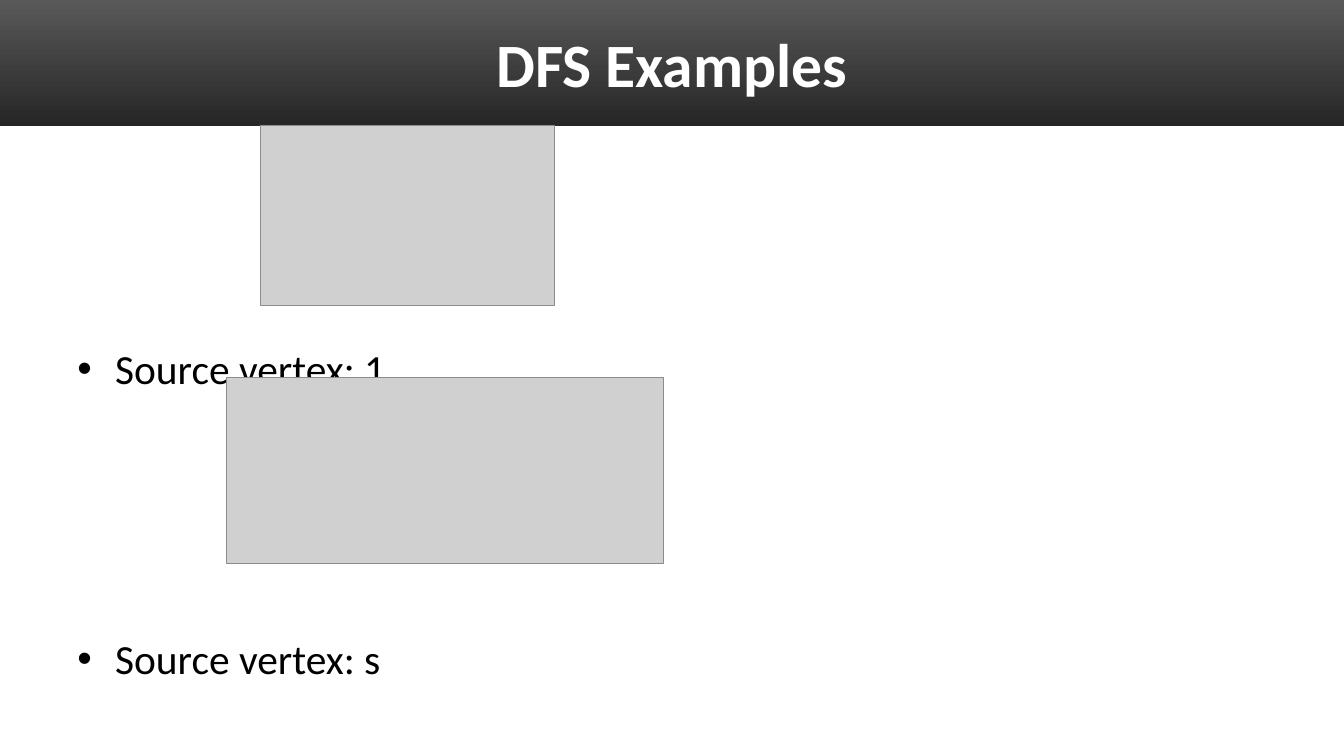
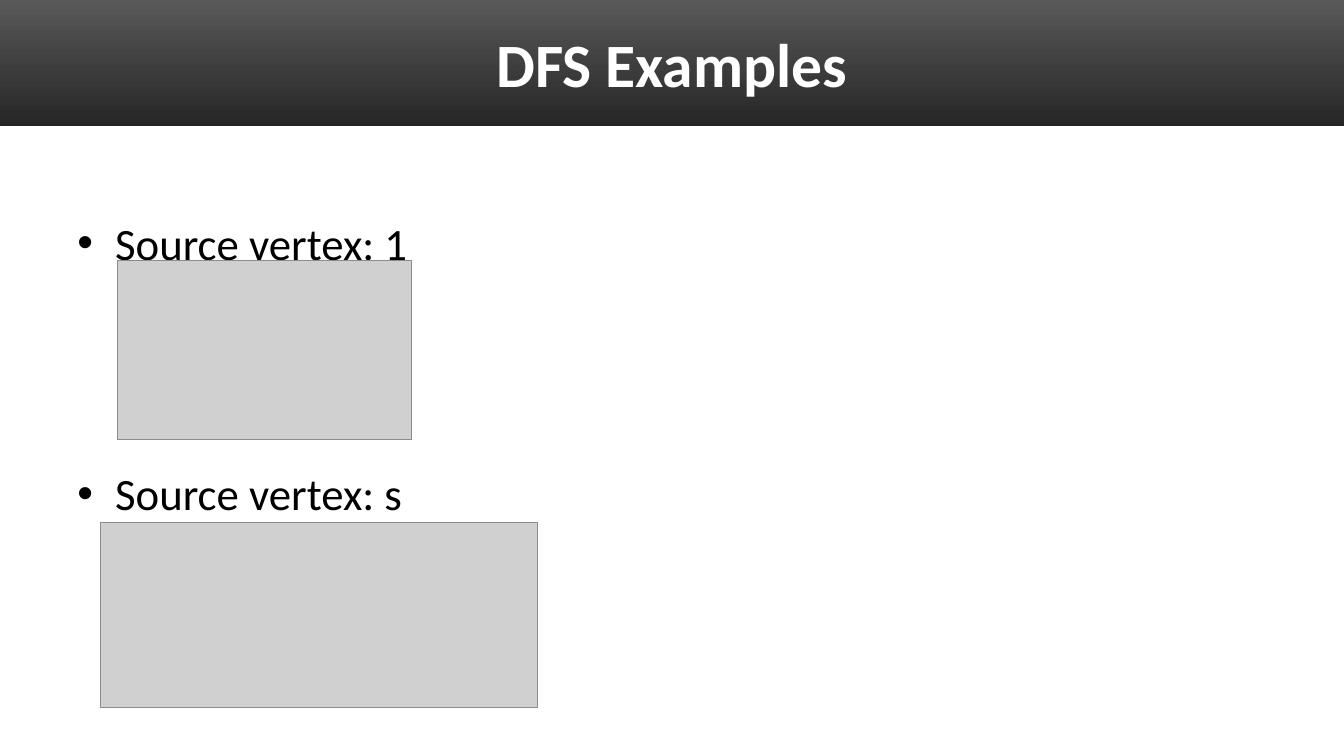
Before and after one commit to uva-cs/cs4102-f21, a slide deck: slide 19 of slides/graphs-dfs-f21.pptx. Drawn at 1344x756 pixels with LibreOffice and Linux fonts; fonts in the diff are those of the drawing; grey boxes stand for pictures. Boxes give left, top, right and bottom in pixels: in the first picture for what was removed or moved away, otherwise in the second. Text is boxed around its words. In the diff, an @@ line names an element or a change of style, - is before the commit and + after.

```diff
--- a/slides/graphs-dfs-f21.pptx
+++ b/slides/graphs-dfs-f21.pptx
@@ text "Source vertex: 1" at (115, 231, 407, 511): size 29.6 to 32 pt @@
@@ picture: place and size @@
-picture at (260, 126, 555, 306)
+picture at (118, 260, 412, 440)
@@ picture: place and size @@
-picture at (227, 378, 663, 564)
+picture at (101, 522, 537, 708)
```
Also in this commit, not shown: 7 other slides changed, 3 other files.
